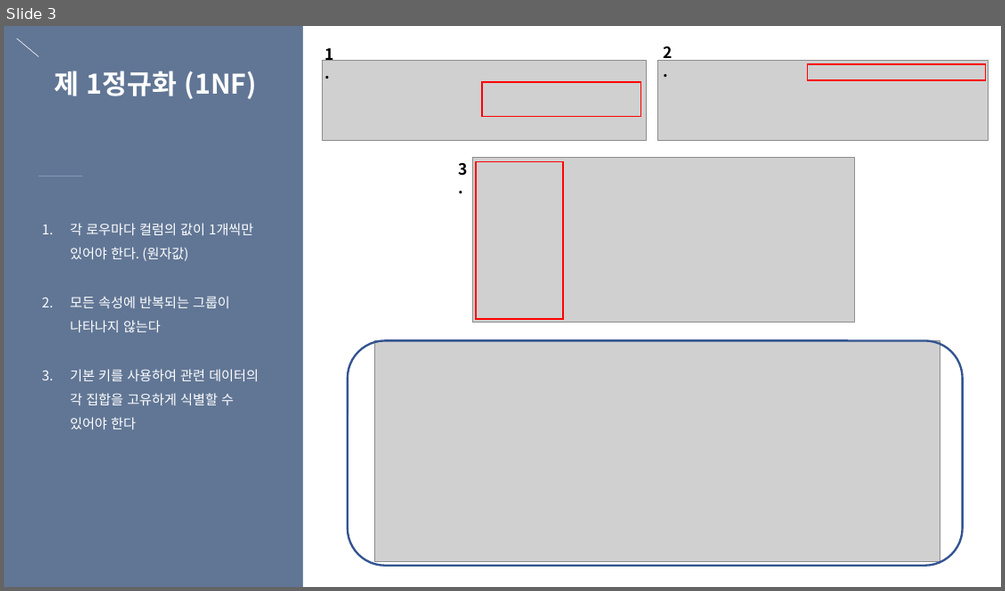
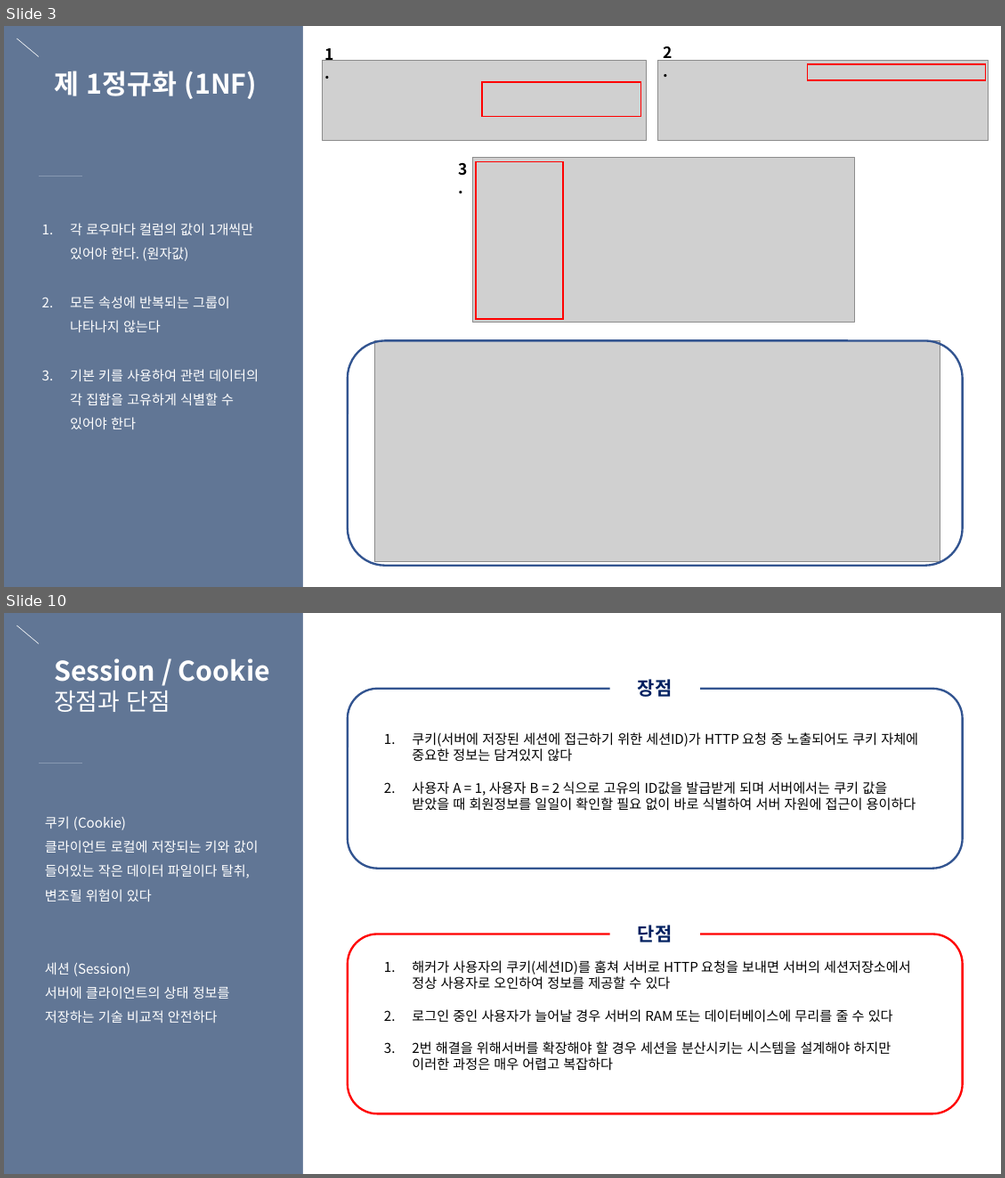
Before and after one commit to eunbee-kim/dmsql1471, a slide deck: 교육/5주차_DB정규화_반정규화_서버인증_세션과쿠키.pptx. Shown one above the other, each under a label of ours: slide 3 before the commit, slides 3 and 10 after it; the slides between them are not shown. The pictures are 1005x591 and 1005x1178 pixels, drawn with LibreOffice and Linux fonts; fonts in the diff are those of the drawing; grey boxes stand for pictures. Boxes give left, top, right and bottom in pixels: in the first picture for what was removed or moved away, otherwise in the second. Text is boxed around its words. In the diff, an @@ line names an element or a change of style, - is before the commit and + after.

```diff
--- a/교육/5주차_DB정규화_반정규화_서버인증_세션과쿠키.pptx
+++ b/교육/5주차_DB정규화_반정규화_서버인증_세션과쿠키.pptx
@@ slide 10 added at [4, 613, 1001, 1174], background gradient #617695 to #536580 @@
@@ line added from (16, 625) to (39, 643), #FFFFFF 0.5 pt @@
@@ rectangle added at [303, 613, 1001, 1174], fill #FFFFFF @@
@@ text added at [54, 658, 270, 712], 26 pt, text #FFFFFF, bold @@
+Session / Cookie 장점과 단점
@@ rounded rectangle added at [348, 689, 962, 868], outline #325491 2 pt @@
@@ text added at [638, 679, 672, 697], 18 pt, text #002060, bold @@
+장점
@@ text added at [412, 732, 918, 811], 13 pt, text #000000 @@
+1. 쿠키(서버에 저장된 세션에 접근하기 위한 세션ID)가 HTTP 요청 중 노출되어도 쿠키 자체에 중요한 정보는 담겨있지 않다
+2. 사용자 A = 1, 사용자 B = 2 식으로 고유의 ID값을 발급받게 되며 서버에서는 쿠키 값을 받았을 때 회원정보를 일일이 확인할 필요 없이 바로 식별하여 서버 자원에 접근이 용이하다
@@ line added from (39, 763) to (82, 763), #8899B2 0.5 pt @@
@@ text added at [45, 816, 259, 1022], 13 pt, text #FFFFFF @@
+쿠키 (Cookie)
+클라이언트 로컬에 저장되는 키와 값이 들어있는 작은 데이터 파일이다 탈취, 변조될 위험이 있다
+세션 (Session)
+서버에 클라이언트의 상태 정보를 저장하는 기술 비교적 안전하다
@@ text added at [638, 925, 672, 942], 18 pt, text #002060, bold @@
+단점
@@ rounded rectangle added at [348, 933, 962, 1113], outline #FF0000 2 pt @@
@@ text added at [412, 960, 911, 1070], 13 pt, text #000000 @@
+1. 해커가 사용자의 쿠키(세션ID)를 훔쳐 서버로 HTTP 요청을 보내면 서버의 세션저장소에서 정상 사용자로 오인하여 정보를 제공할 수 있다
+2. 로그인 중인 사용자가 늘어날 경우 서버의 RAM 또는 데이터베이스에 무리를 줄 수 있다
+3. 2번 해결을 위해서버를 확장해야 할 경우 세션을 분산시키는 시스템을 설계해야 하지만 이러한 과정은 매우 어렵고 복잡하다
```
Also in this commit, not shown: 4 slides changed, 4 other slides added, 3 other files.
